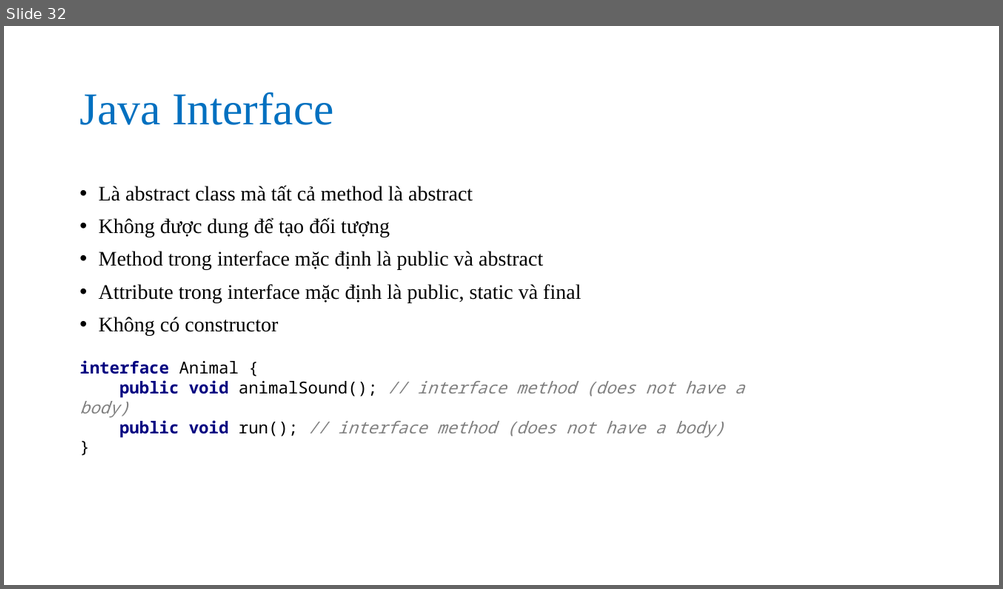
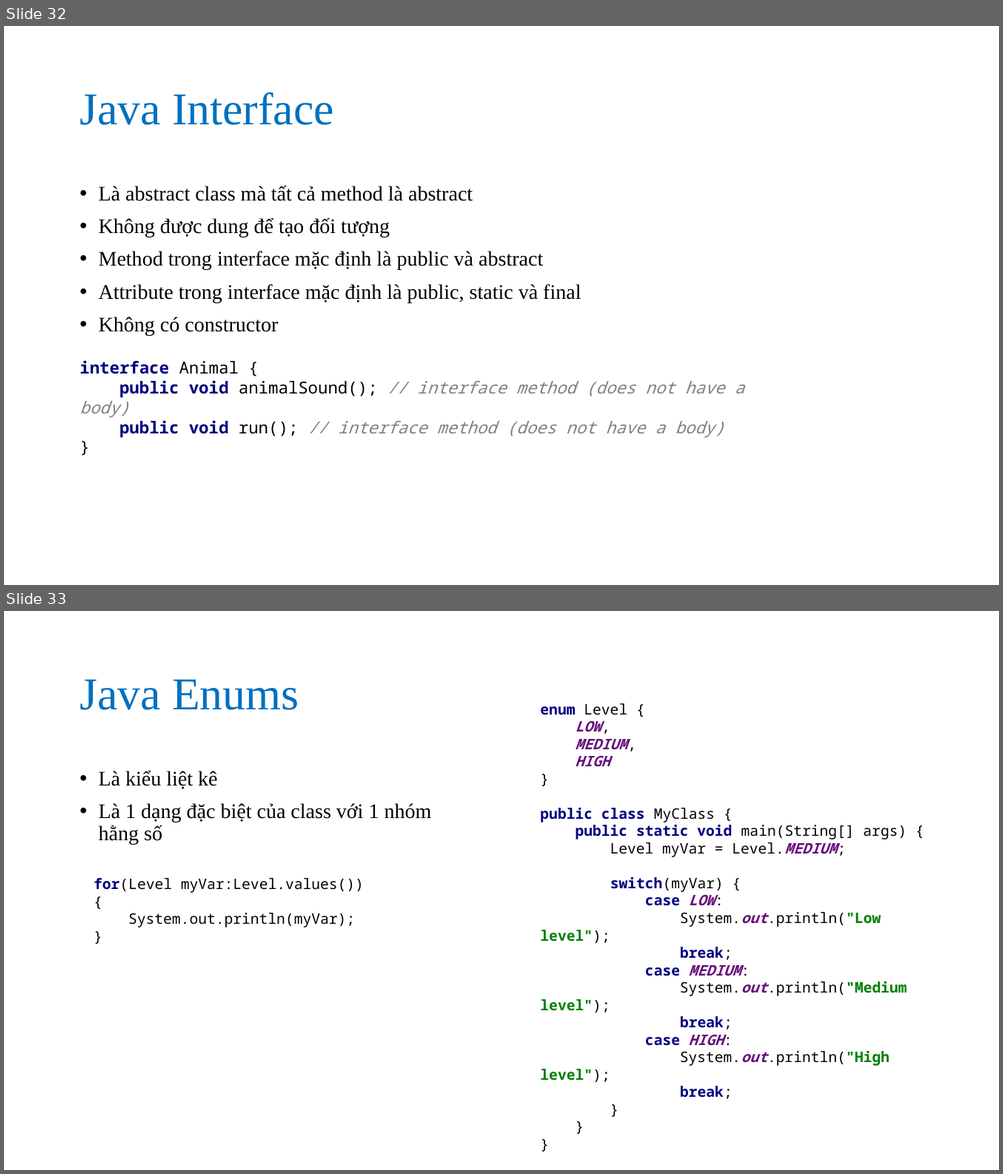
Before and after one commit to nguyenvanson332000/19jsp06, a slide deck: slides/java_core/java_oop.pptx. Shown one above the other, each under a label of ours: slide 32 before the commit, slides 32 and 33 after it. The pictures are 1003x589 and 1003x1174 pixels, drawn with LibreOffice and Linux fonts; fonts in the diff are those of the drawing. Boxes give left, top, right and bottom in pixels: in the first picture for what was removed or moved away, otherwise in the second. Text is boxed around its words. In the diff, an @@ line names an element or a change of style, - is before the commit and + after.

Commit message:
Java oop 3

```diff
--- a/slides/java_core/java_oop.pptx
+++ b/slides/java_core/java_oop.pptx
@@ slide 33 added at (4,611,999,1170), background #FFFFFF @@
@@ rectangle added at (4,617,19,642), fill #FFFFFF @@
@@ title added at (79,679,299,710), 44 pt, text #0070C0 @@
+Java Enums
@@ text added at (540,721,907,1099), 14 pt, text #000000, bold @@
+enum Level {
+LOW,
+MEDIUM,
+HIGH
+}
+public class MyClass {
+public static void main(String[] args) {
+Level myVar = Level.MEDIUM;
+switch(myVar) {
+case LOW:
+System.out.println("Low level");
+break;
+case MEDIUM:
+System.out.println("Medium level");
+break;
+case HIGH:
+System.out.println("High level");
+break;
+}
+}
+}
@@ text added at (99,770,432,845), 20 pt, text #000000 @@
+• Là kiểu liệt kê
+• Là 1 dạng đặc biệt của class với 1 nhóm hằng số
@@ text added at (94,878,364,928), 14 pt, text #000000 @@
+for(Level myVar:Level.values()){
+System.out.println(myVar);
+}
```
Also in this commit, not shown: 9 other slides added, 1 other file.
